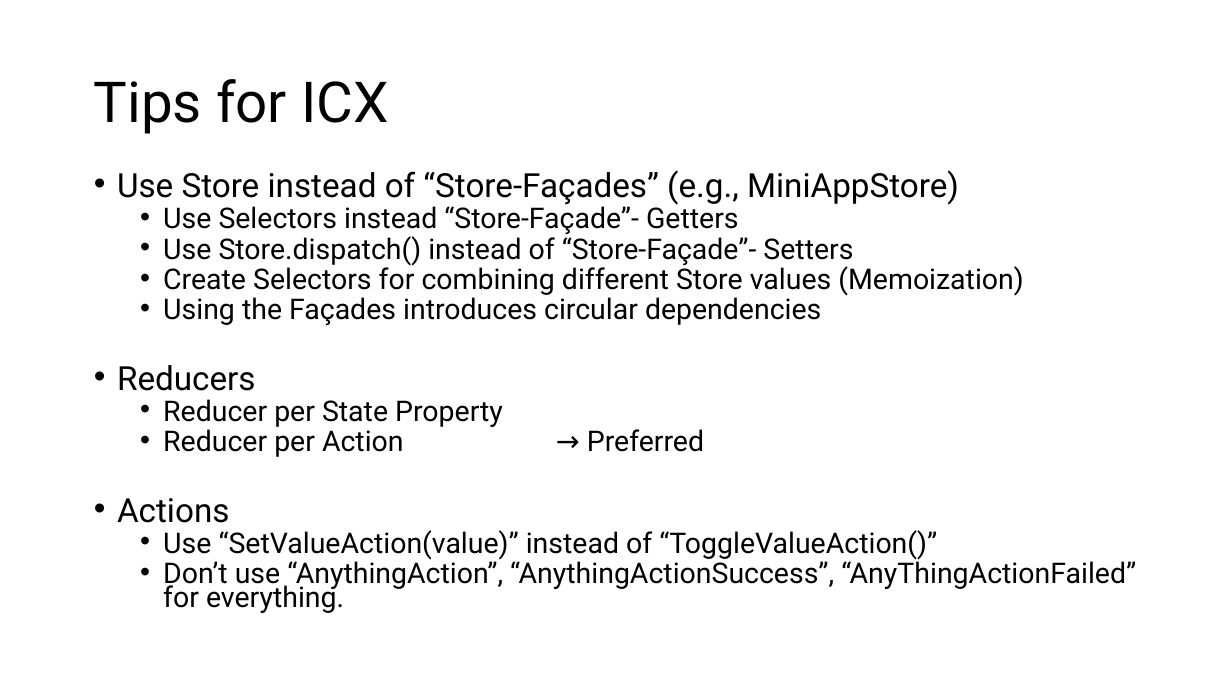
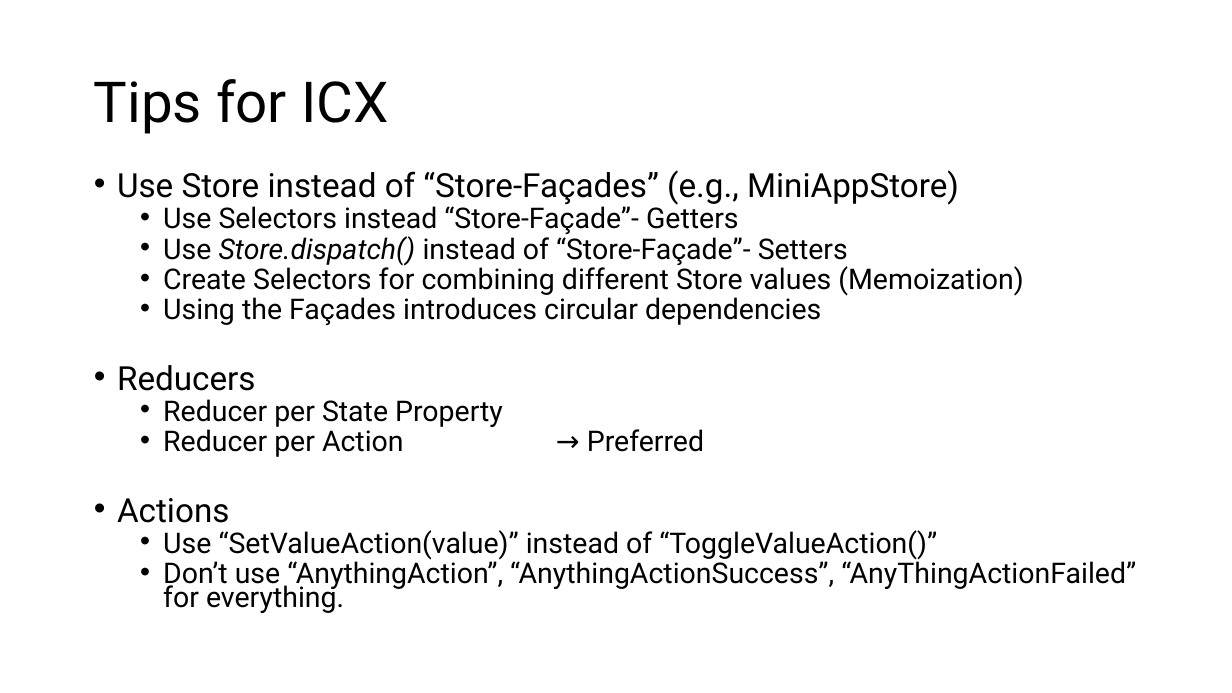
Before and after one commit to egliloris/movie-center-x, a slide deck: slide 11 of NgRx Workshop.pptx. Drawn at 1232x693 pixels with LibreOffice and Linux fonts; fonts in the diff are those of the drawing. Boxes give left, top, right and bottom in pixels: in the first picture for what was removed or moved away, otherwise in the second. Text is boxed around its words. In the diff, an @@ line names an element or a change of style, - is before the commit and + after.

```diff
--- a/NgRx Workshop.pptx
+++ b/NgRx Workshop.pptx
@@ text at bbox=[163, 232, 848, 266]: italic on in "Store.dispatch()" @@
```
Also in this commit, not shown: 7 other slides changed.
